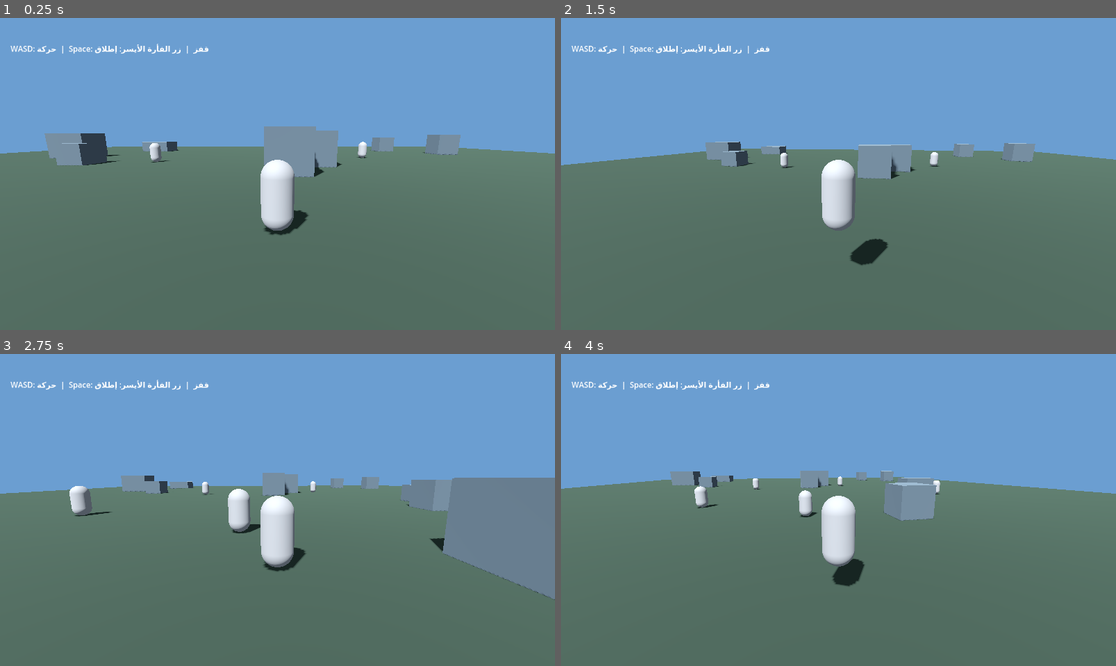
Above: before the commit, frames 1-4 (two rows, left to right).
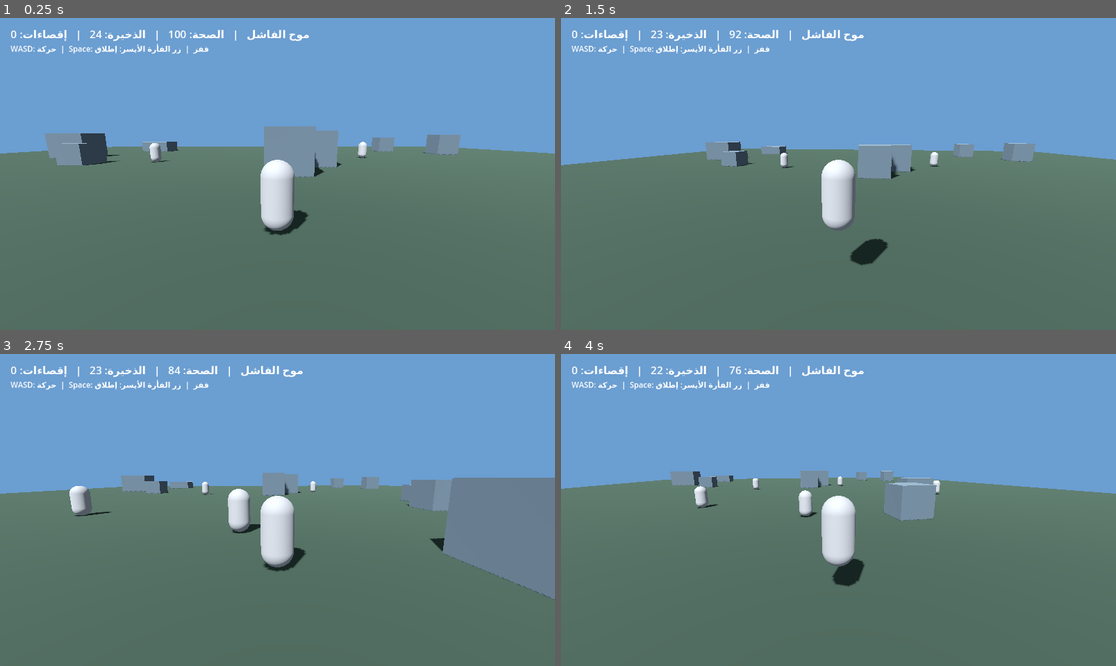
Above: after the commit, the same moments.

Repository: ffzit37-commits/Actaitv
Game: Godot game, scene res://scenes/main.tscn
The game is run twice, just before and just after one commit, with the same random seed, the same clock (stepped at 60 frames per second) and the same inputs.
Inputs (mouse positions are in pixels of both pictures, inside the frame that each line leads up to):
- Up to frame 1 (0.25 s): no input
- Up to frame 2 (1.5 s): tap Enter at 0.5 s; move the mouse to (866, 174) at 0.52 s; hold W (move_forward) from 0.53 s (still down); click (866, 174) at 0.67 s; tap Space (jump) at 0.77 s; move the mouse to (810, 174) at 1.27 s
- Up to frame 3 (2.75 s): keep holding W (move_forward); tap Space (jump) at 1.52 s; move the mouse to (288, 503) at 2.02 s
- Up to frame 4 (4 s): keep holding W (move_forward); move the mouse to (832, 516) at 2.77 s; click (832, 516) at 2.92 s; tap Space (jump) at 3.02, 3.77 s; move the mouse to (877, 513) at 3.52 s

The runs differ from the first frame. In frame 1, 0.5% of the frame differs, in the area x 2-56%, y 3-8%; in frame 2, 0.5%; in frame 3, 0.5%; in frame 4, 0.5%.
Error before the commit: Invalid assignment of property or key 'text' with value of type 'String' on a base object of type 'Nil'. (res://scripts/hud.gd:6)

Commit message:
Fix HUD initialization order

Diff:
--- a/godot/scripts/world.gd
+++ b/godot/scripts/world.gd
@@ -42,6 +42,7 @@
 
 func _create_hud() -> void:
     var layer := CanvasLayer.new()
+    layer.set_script(HUDScript)
     layer.add_to_group("hud")
     var label := Label.new()
     label.name = "Stats"
@@ -55,7 +56,6 @@
     hint.add_theme_color_override("font_color", Color.WHITE)
     layer.add_child(hint)
     add_child(layer)
-    layer.set_script(HUDScript)
     layer.update_stats(100, 24, 0)
 
 const HUDScript = preload("res://scripts/hud.gd")
